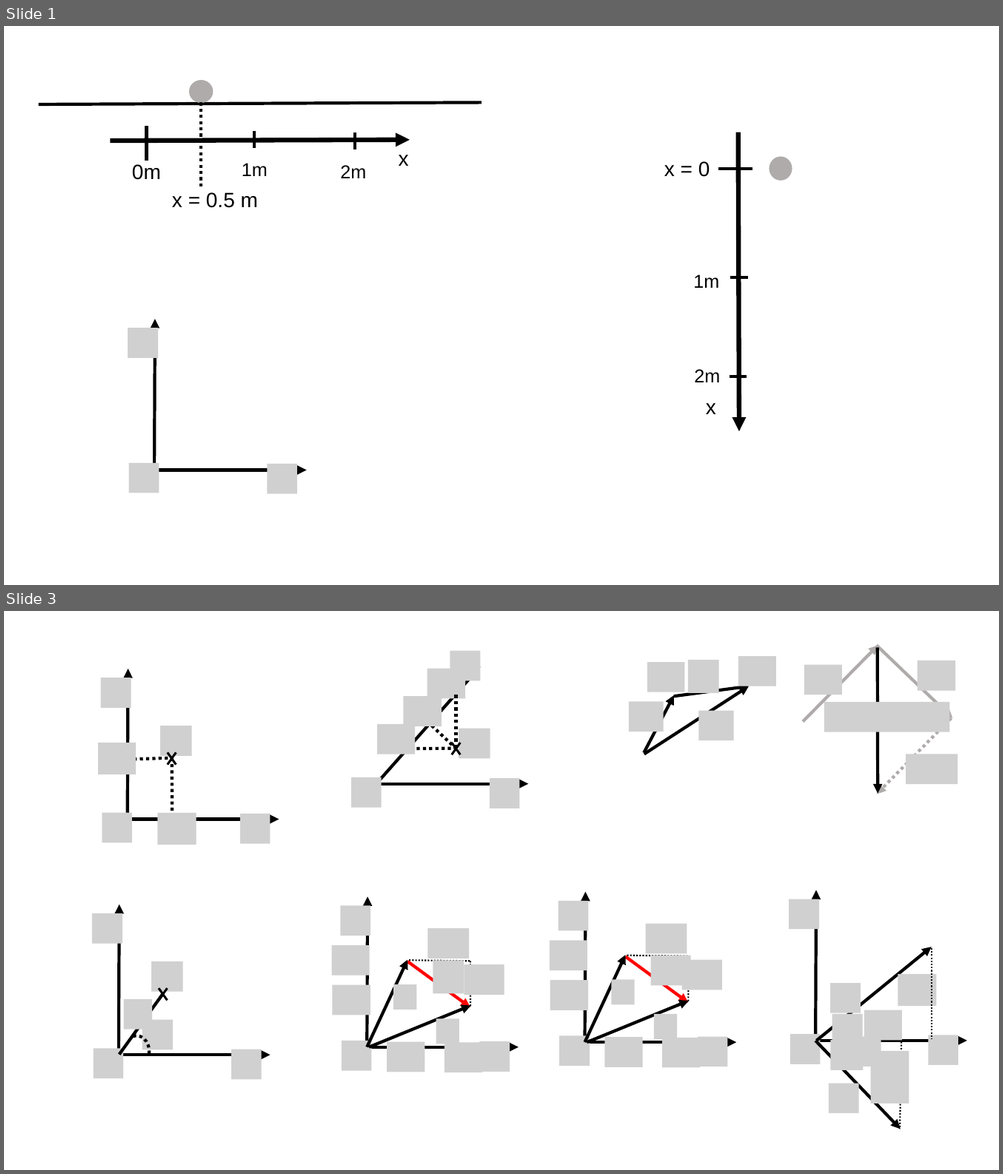
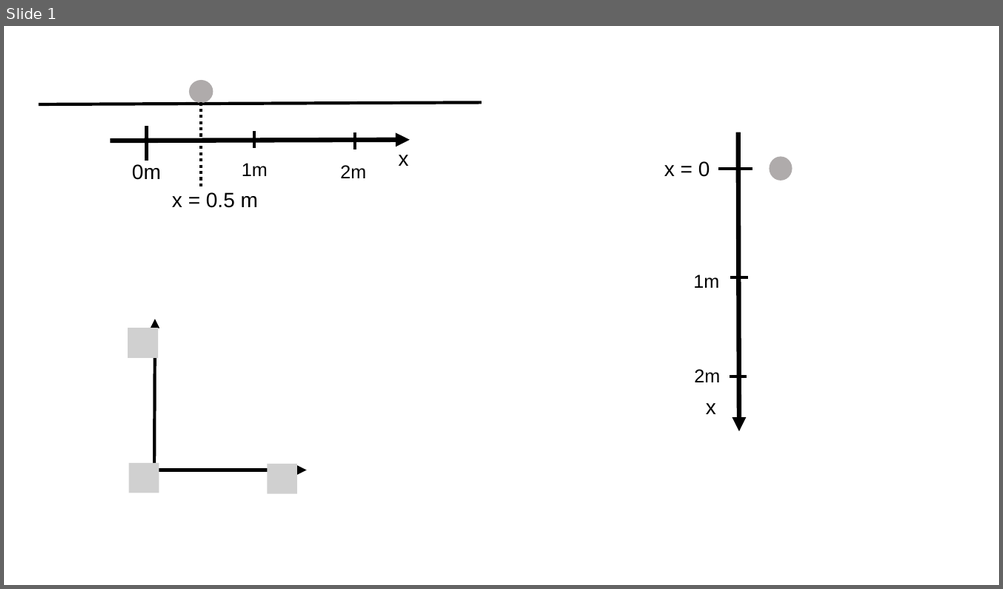
Before and after one commit to OSTP/PhysicsArtofModelling, a slide deck: tex/figures/DescribingMotionIn1D/Figures.pptx. Shown one above the other, each under a label of ours: slides 1 and 3 before the commit, slide 1 after it; the slides between them are not shown. The pictures are 1003x1174 and 1003x589 pixels, drawn with LibreOffice and Linux fonts; fonts in the diff are those of the drawing; grey boxes stand for pictures. Boxes give left, top, right and bottom in pixels: in the first picture for what was removed or moved away, otherwise in the second. Text is boxed around its words. In the diff, an @@ line names an element or a change of style, - is before the commit and + after.

```diff
--- a/tex/figures/DescribingMotionIn1D/Figures.pptx
+++ b/tex/figures/DescribingMotionIn1D/Figures.pptx
@@ slide 3 removed at (4, 611, 999, 1170), background #FFFFFF @@
@@ group removed at (629, 657, 777, 755): 5 pictures, 3 arrows @@
@@ group removed at (352, 650, 529, 808): 7 pictures, 3 lines, 2 arrows, 1 cross @@
@@ group removed at (803, 645, 957, 795): 4 arrows, 4 pictures @@
@@ group removed at (98, 669, 279, 846): 6 pictures, 2 arrows, 2 lines, 1 cross @@
@@ group removed at (332, 897, 518, 1073): 12 pictures, 5 arrows, 2 lines @@
@@ group removed at (549, 892, 736, 1068): 12 pictures, 5 arrows, 2 lines @@
@@ group removed at (92, 905, 270, 1079): 6 pictures, 2 arrows, 1 cross, 1 line, 1 arc (boxed as its full ellipse) @@
@@ group removed at (789, 890, 967, 1130): 11 pictures, 4 arrows, 2 lines @@
```
Also in this commit, not shown: 5 slides added, 10 other slides removed, 4 other files.
